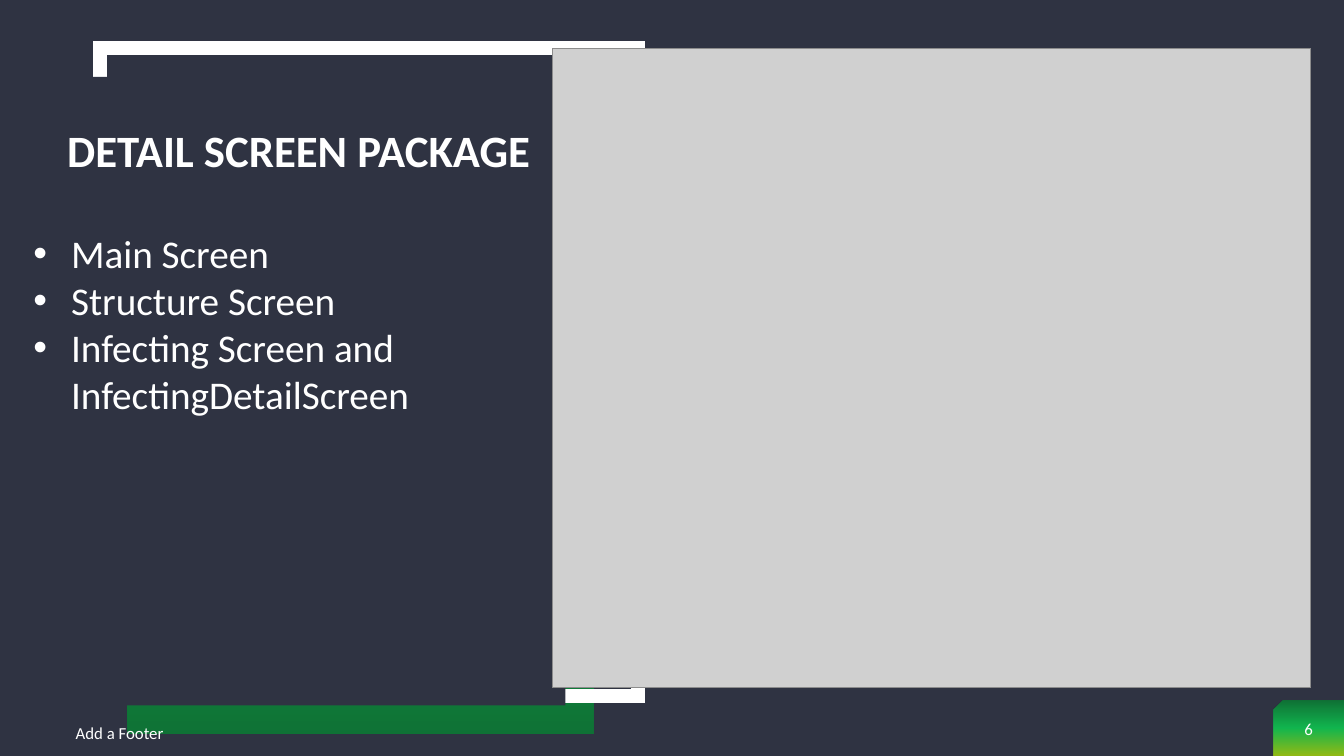
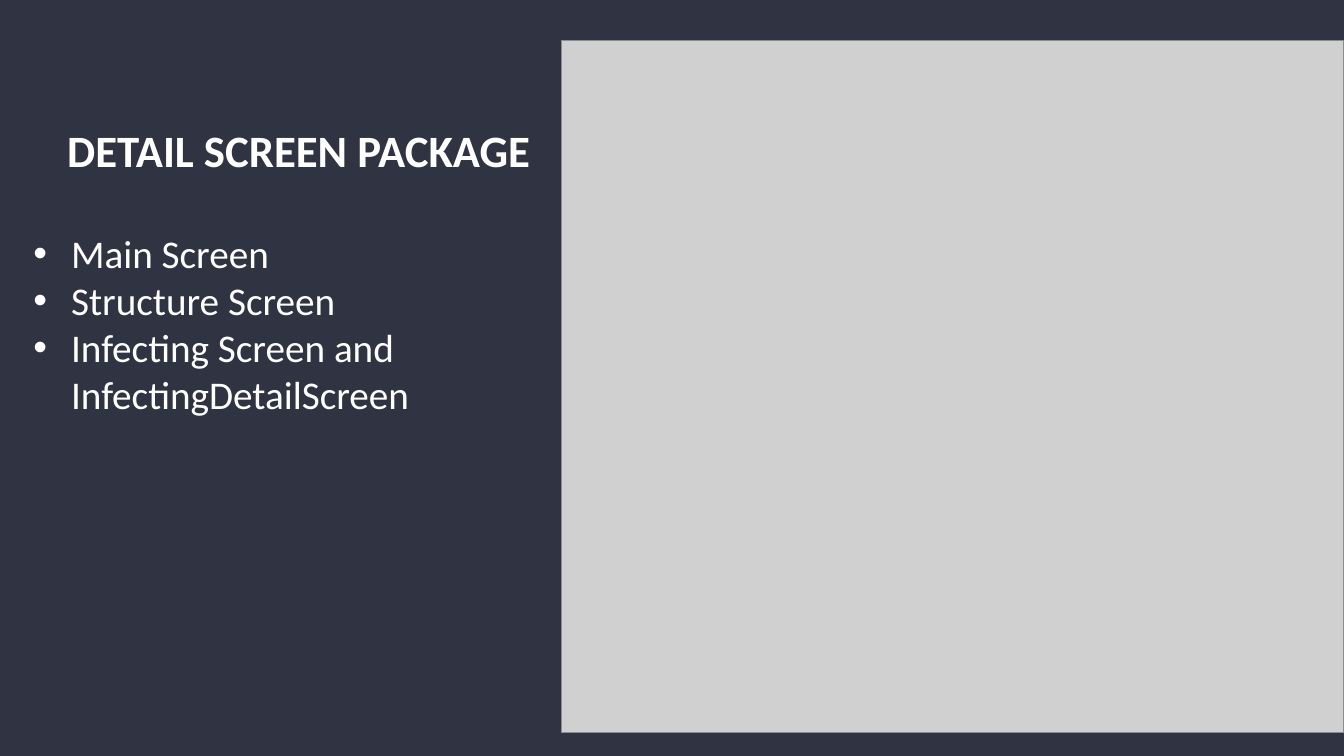
Before and after one commit to tqthai2001/OOLT.ICT.20212.Team06, a slide deck: slide 6 of Presentation/presentation.pptx. Drawn at 1344x756 pixels with LibreOffice and Linux fonts; fonts in the diff are those of the drawing; grey boxes stand for pictures. Boxes give left, top, right and bottom in pixels: in the first picture for what was removed or moved away, otherwise in the second. Text is boxed around its words. In the diff, an @@ line names an element or a change of style, - is before the commit and + after.

```diff
--- a/Presentation/presentation.pptx
+++ b/Presentation/presentation.pptx
@@ rectangle added at (x1=0, y1=0, x2=1344, y2=756), fill #2F3342 @@
@@ rectangle removed at (x1=100, y1=48, x2=639, y2=697) @@
@@ picture resized from (x1=553, y1=48, x2=1312, y2=688) to (x1=562, y1=40, x2=1344, y2=733) @@
@@ rectangle removed at (x1=73, y1=77, x2=566, y2=706) @@
@@ rectangle removed at (x1=128, y1=135, x2=594, y2=733) @@
@@ text removed at (x1=76, y1=726, x2=164, y2=744) @@
-Add a Footer
@@ page number removed at (x1=1304, y1=723, x2=1312, y2=735) @@
-6
```
Also in this commit, not shown: 9 other slides changed, 1 slide removed, 30 other files.
